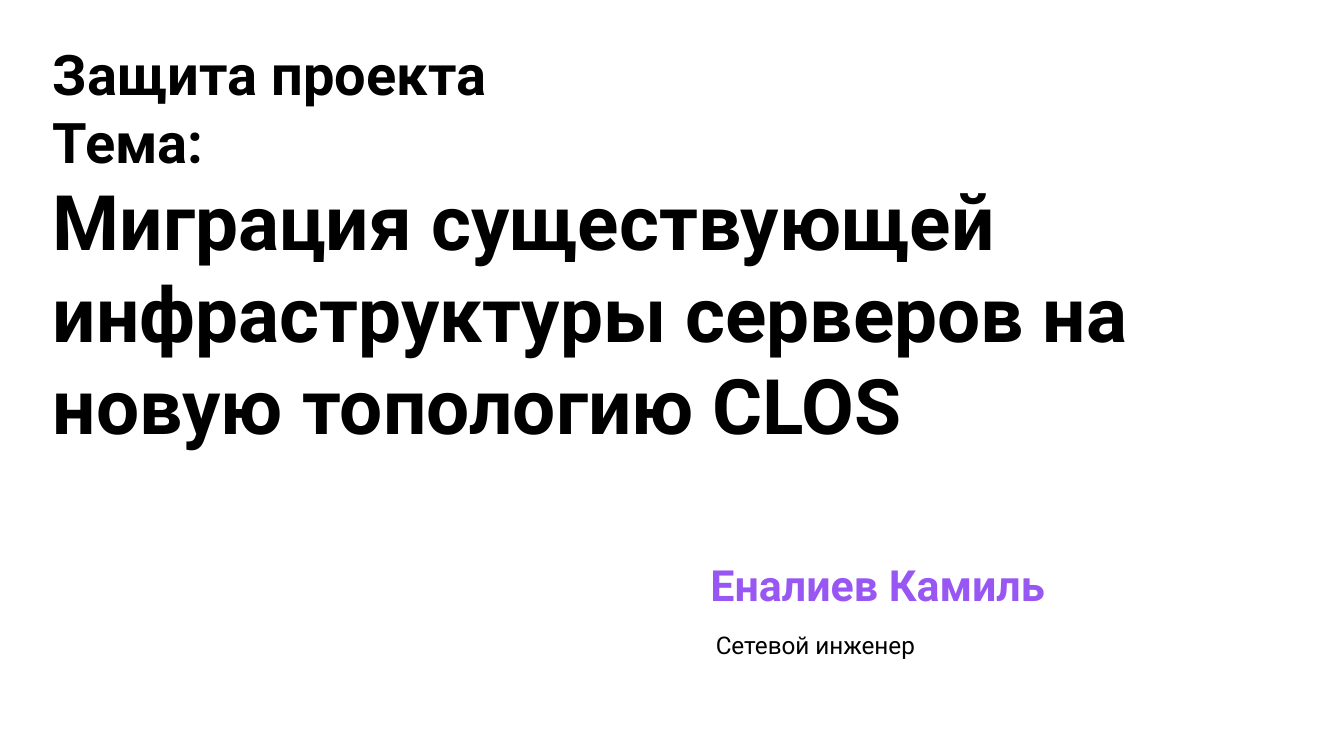
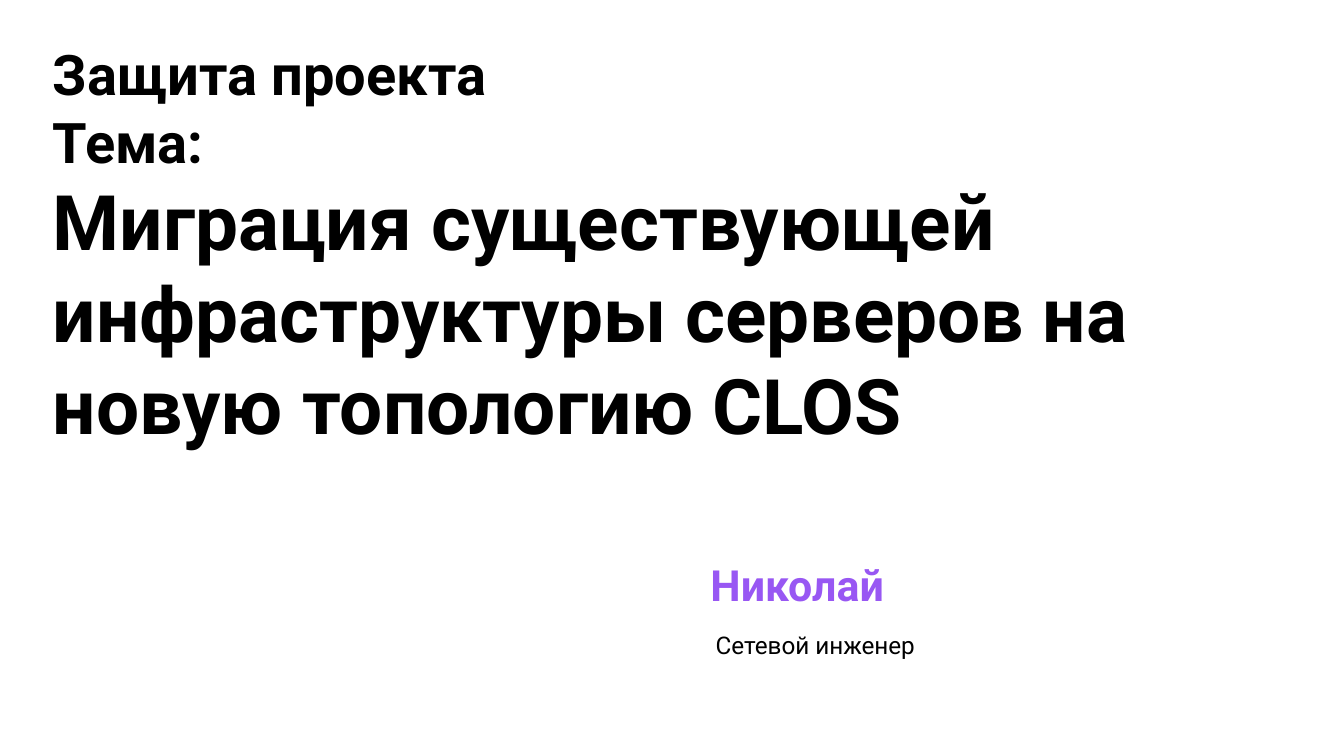
Before and after one commit to surgeon81/otus_dc_network, a slide deck: slide 3 of labs/Курсовая_работа/Презентация.pptx. Drawn at 1344x756 pixels with LibreOffice and Linux fonts; fonts in the diff are those of the drawing; background and template pictures are left out. Boxes give left, top, right and bottom in pixels: in the first picture for what was removed or moved away, otherwise in the second. Text is boxed around its words. In the diff, an @@ line names an element or a change of style, - is before the commit and + after.

```diff
--- a/labs/Курсовая_работа/Презентация.pptx
+++ b/labs/Курсовая_работа/Презентация.pptx
@@ text at <box>710,569,883,602</box>: text changed @@
-Еналиев Камиль
+Николай
```
Also in this commit, not shown: 1 other file.
